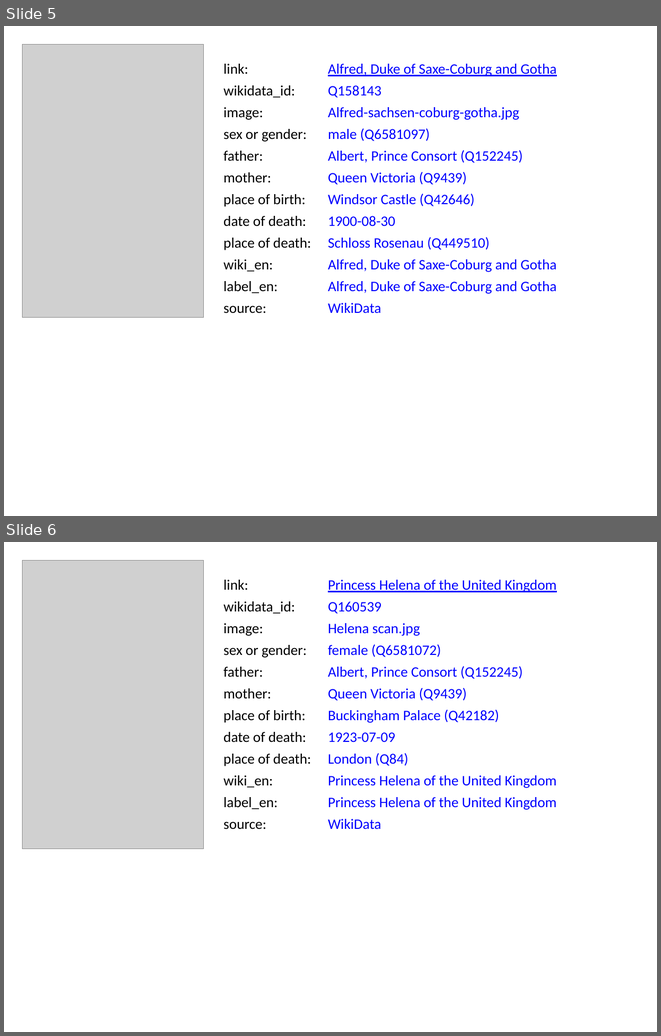
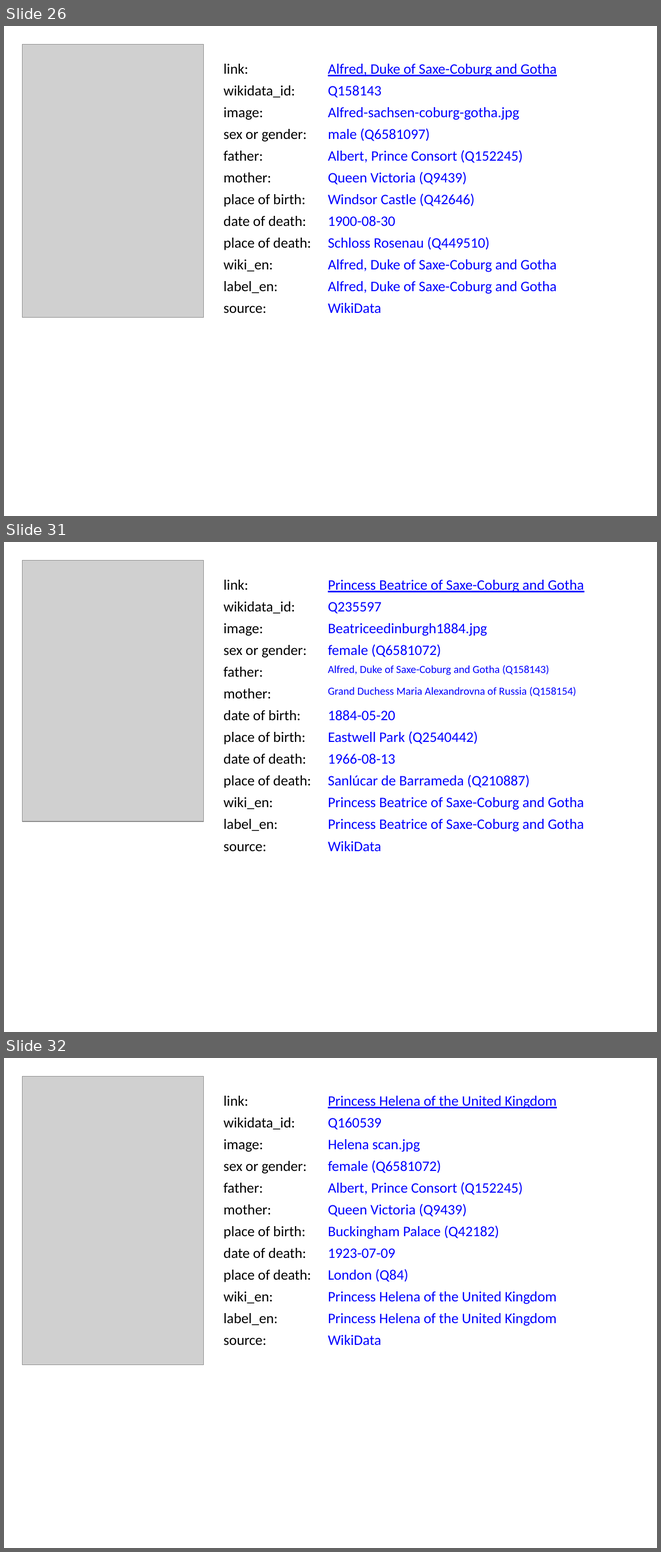
Before and after one commit to BITPlan/com.bitplan.simplegraph, a slide deck: simplegraph-powerpoint/QueenVictoria.pptx. Shown one above the other, each under a label of ours: slides 5 and 6 before the commit, slides 26, 31 and 32 after it; the slides between them are not shown. The pictures are 661x1036 and 661x1552 pixels, drawn with LibreOffice and Linux fonts; fonts in the diff are those of the drawing; grey boxes stand for pictures. Boxes give left, top, right and bottom in pixels: in the first picture for what was removed or moved away, otherwise in the second. Text is boxed around its words. In the diff, an @@ line names an element or a change of style, - is before the commit and + after.

```diff
--- a/simplegraph-powerpoint/QueenVictoria.pptx
+++ b/simplegraph-powerpoint/QueenVictoria.pptx
@@ slide 31 added at (4, 542, 657, 1032), background #FFFFFF @@
@@ picture added at (22, 560, 204, 821) @@
@@ text added at (223, 580, 248, 590), 16 pt, text #000000 @@
+link:
@@ text added at (328, 580, 584, 592), 16 pt, text #0000FF, underline @@
+Princess Beatrice of Saxe-Coburg and Gotha
@@ text added at (223, 601, 295, 614), 16 pt, text #000000 @@
+wikidata_id:
@@ text added at (328, 602, 381, 614), 16 pt, text #0000FF @@
+Q235597
@@ text added at (223, 623, 263, 636), 16 pt, text #000000 @@
+image:
@@ text added at (328, 623, 487, 636), 16 pt, text #0000FF @@
+Beatriceedinburgh1884.jpg
@@ text added at (223, 645, 307, 658), 16 pt, text #000000 @@
+sex or gender:
@@ text added at (328, 644, 441, 657), 16 pt, text #0000FF @@
+female (Q6581072)
@@ text added at (223, 667, 263, 677), 16 pt, text #000000 @@
+father:
@@ text added at (328, 665, 549, 675), 12 pt, text #0000FF @@
+Alfred, Duke of Saxe-Coburg and Gotha (Q158143)
@@ text added at (223, 688, 271, 698), 16 pt, text #000000 @@
+mother:
@@ text added at (328, 687, 576, 696), 12 pt, text #0000FF @@
+Grand Duchess Maria Alexandrovna of Russia (Q158154)
@@ text added at (223, 710, 301, 721), 16 pt, text #000000 @@
+date of birth:
@@ text added at (328, 710, 395, 721), 16 pt, text #0000FF @@
+1884-05-20
@@ text added at (223, 732, 306, 744), 16 pt, text #000000 @@
+place of birth:
@@ text added at (328, 731, 478, 744), 16 pt, text #0000FF @@
+Eastwell Park (Q2540442)
@@ text added at (223, 753, 306, 764), 16 pt, text #000000 @@
+date of death:
@@ text added at (328, 753, 395, 764), 16 pt, text #0000FF @@
+1966-08-13
@@ text added at (223, 775, 311, 788), 16 pt, text #000000 @@
+place of death:
@@ text added at (328, 775, 530, 787), 16 pt, text #0000FF @@
+Sanlúcar de Barrameda (Q210887)
@@ text added at (223, 797, 273, 809), 16 pt, text #000000 @@
+wiki_en:
@@ text added at (328, 797, 584, 810), 16 pt, text #0000FF @@
+Princess Beatrice of Saxe-Coburg and Gotha
@@ text added at (223, 819, 277, 831), 16 pt, text #000000 @@
+label_en:
@@ text added at (328, 819, 584, 831), 16 pt, text #0000FF @@
+Princess Beatrice of Saxe-Coburg and Gotha
@@ text added at (223, 844, 266, 852), 16 pt, text #000000 @@
+source:
@@ text added at (328, 841, 381, 852), 16 pt, text #0000FF @@
+WikiData
@@ what was slide 5 is now slide 26 @@
@@ what was slide 6 is now slide 32 @@
```
Also in this commit, not shown: 38 other slides added, 19 other files.
